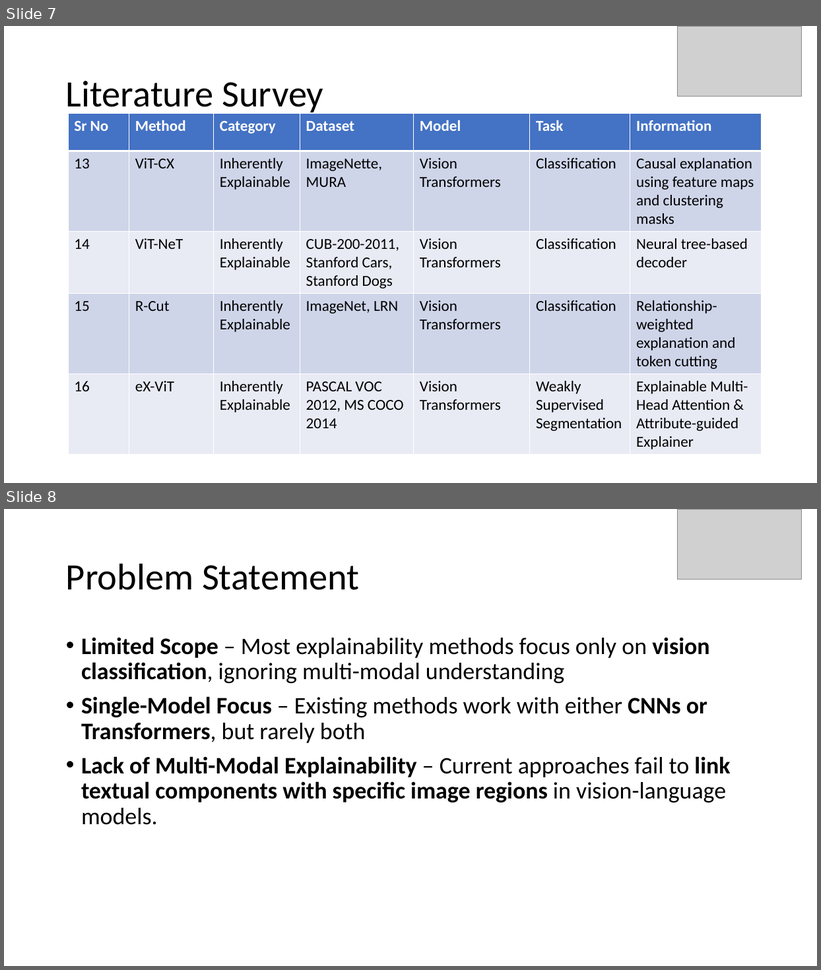
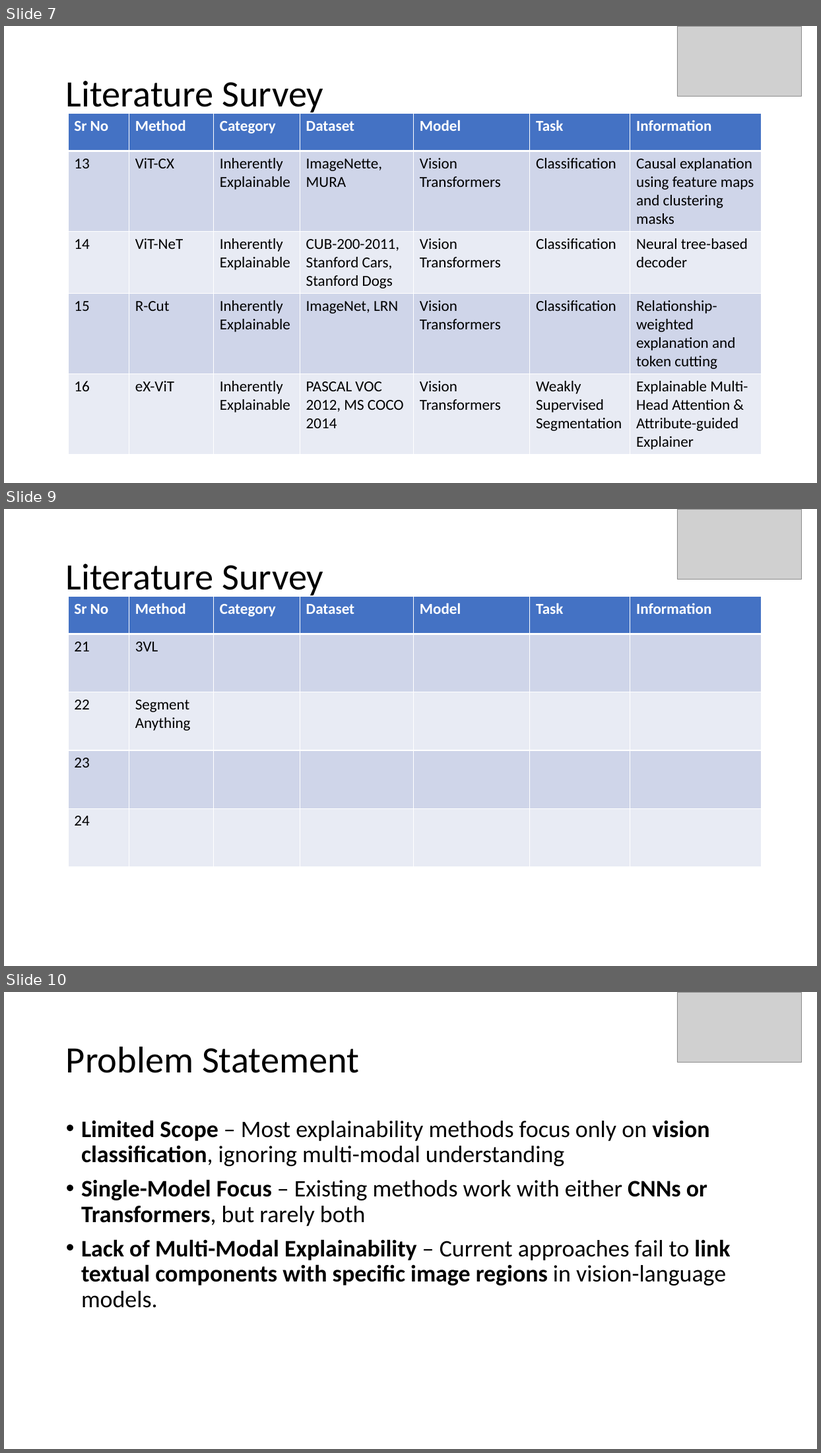
Before and after one commit to Harshtherocking/xai-honors, a slide deck: ref/review.pptx. Shown one above the other, each under a label of ours: slides 7 and 8 before the commit, slides 7, 9 and 10 after it; the slides between them are not shown. The pictures are 821x970 and 821x1453 pixels, drawn with LibreOffice and Linux fonts; fonts in the diff are those of the drawing; grey boxes stand for pictures. Boxes give left, top, right and bottom in pixels: in the first picture for what was removed or moved away, otherwise in the second. Text is boxed around its words. In the diff, an @@ line names an element or a change of style, - is before the commit and + after.

```diff
--- a/ref/review.pptx
+++ b/ref/review.pptx
@@ slide 9 added at (x1=4, y1=509, x2=817, y2=966), background #FFFFFF @@
@@ picture added at (x1=677, y1=509, x2=802, y2=579) @@
@@ title added at (x1=66, y1=564, x2=323, y2=598), 44 pt, text #000000 @@
+Literature Survey
@@ table added at (x1=68, y1=596, x2=762, y2=867), 5 rows, 7 columns @@
+Sr No | Method | Category | Dataset | Model | Task | Information
+21 | 3VL |  |  |  |  | 
+22 | Segment Anything |  |  |  |  | 
+23 |  |  |  |  |  | 
+24 |  |  |  |  |  | 
@@ what was slide 8 is now slide 10 @@
```
Also in this commit, not shown: 1 other slide added, 4 other files.
